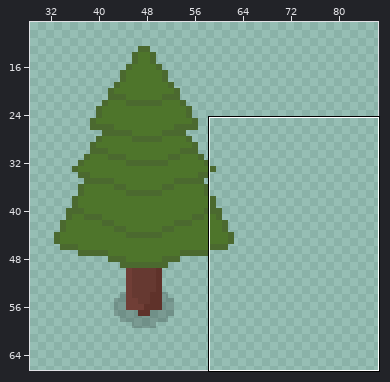
A pixel-art file gets an edit: Assets/Textures/Nature.aseprite. The picture above shows the old version from afar; the outline marks the close-up.
Close-up. Earlier state:
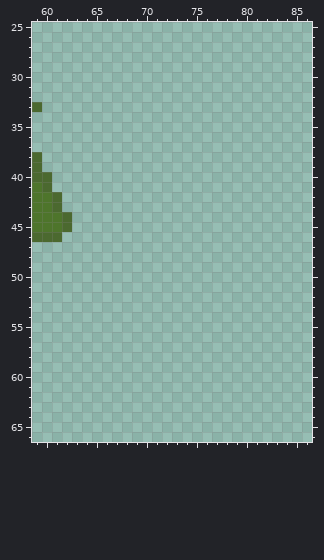
256x256 pixels, 1 frame. Colours within 5 levels of each other are drawn and written as one. Shown: x 59..86, y 25..66. The wide view leaves out empty margins.
Now the later version:
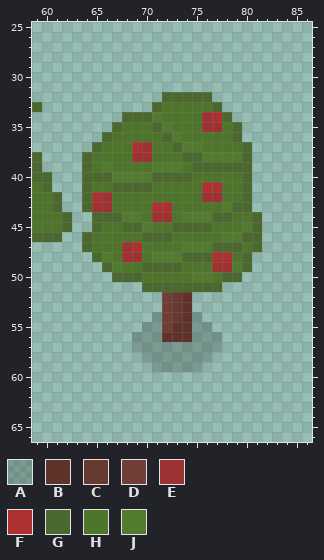
Palette (. is transparent): A #00000030  B #5f322a  C #663931  D #703e36  E #9e3232  F #ac3232  G #4b692f  H #4e752b  J #537b30
What changed:
{"change": "layer \"Layer 4\" added"}
{"change": "layer \"Layer 5\" added"}
{"where": "layers \"Layer 5\", \"Layer 4\", \"Layer 2\""}
{"y":32,"x":72,"old":".....","new":"GGGGG"}
{"y":33,"x":71,"old":".......","new":"GHHHHHG"}
{"y":34,"x":68,"old":"...........","new":"GGGJHHHHEFG"}
{"y":35,"x":67,"old":".............","new":"GHHHGJHHHEEHG"}
{"y":36,"x":66,"old":"..............","new":"GHHHHHGJHHHHHG"}
{"y":37,"x":65,"old":"................","new":"GHHHFEHHGJJHHHHG"}
{"y":38,"x":64,"old":".................","new":"GHHHHEEHHHGGJJJJG"}
{"y":39,"x":64,"old":".................","new":"GHJHHHHJJJHGGGGGG"}
{"y":40,"x":64,"old":".................","new":"GGGJJJJGGGGHHHHHG"}
{"y":41,"x":64,"old":".................","new":"GHHGGGGHHHHHFFHHG"}
{"y":42,"x":64,"old":".................","new":"GFEHHHHHHHHHEEHHG"}
{"y":43,"x":64,"old":".................","new":"GEEHHHHFFHHHHHJGG"}
{"y":44,"x":65,"old":".................","new":"GGGJJHEEHJJJGGHHG"}
{"y":45,"x":65,"old":".................","new":"GHHGGJHHGGGGHHHJG"}
{"y":46,"x":64,"old":"..................","new":"GHHHHHGGGHHHHHJJGG"}
{"y":47,"x":64,"old":"..................","new":"GHHHEFHHHHJJJGGGHG"}
{"y":48,"x":65,"old":"................","new":"GJHEEHJJJGGGFFHG"}
{"y":49,"x":66,"old":"...............","new":"GJHHGGGGHHHEEJG"}
{"y":50,"x":67,"old":".............","new":"GGGHHHHHJJHGG"}
{"y":51,"x":70,"old":"........","new":"GGGGGGGG"}
{"y":52,"x":72,"old":"...","new":"DCB"}
{"y":53,"x":72,"old":"...","new":"DCB"}
{"y":54,"x":71,"old":".....","new":"ADCBA"}
{"y":55,"x":70,"old":".......","new":"AADBBAA"}
{"y":56,"x":69,"old":".........","new":"AAABBBAAA"}
{"y":57,"x":69,"old":".........","new":"AAAAAAAAA"}
{"y":58,"x":70,"old":".......","new":"AAAAAAA"}
{"y":59,"x":71,"old":".....","new":"AAAAA"}
{"label":"added","picture_box":[82,92,262,372]}
